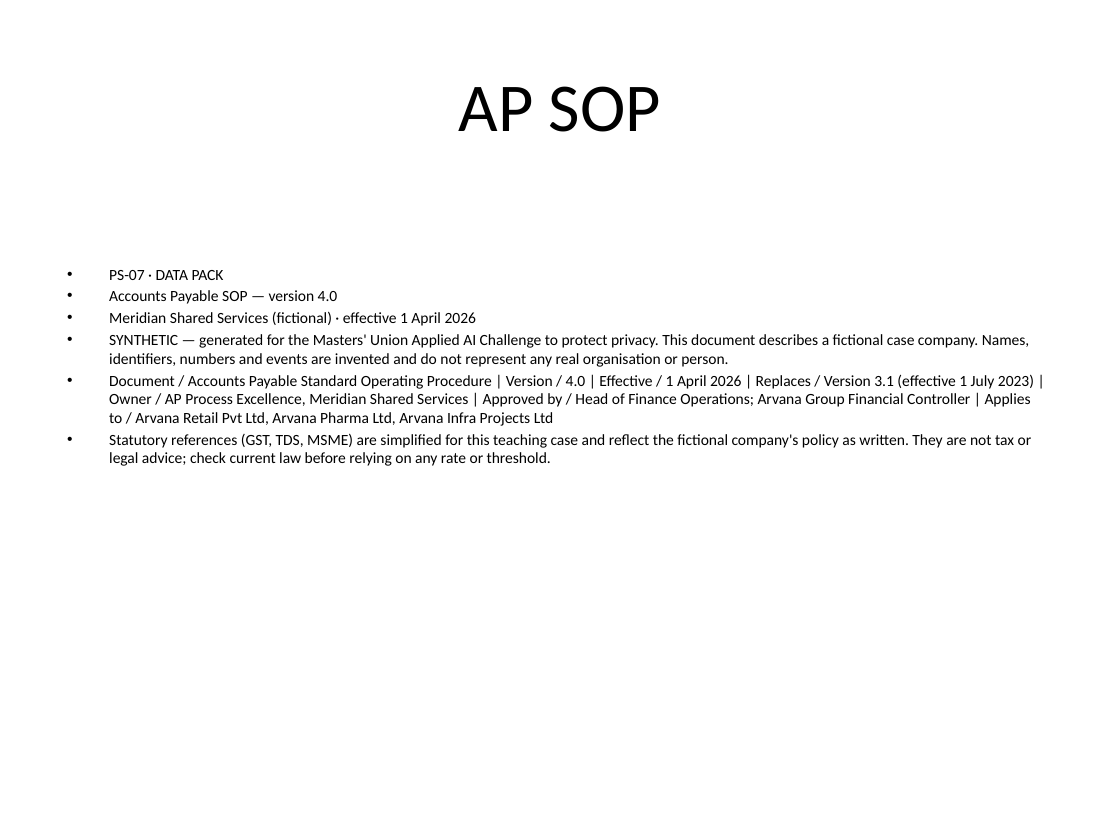
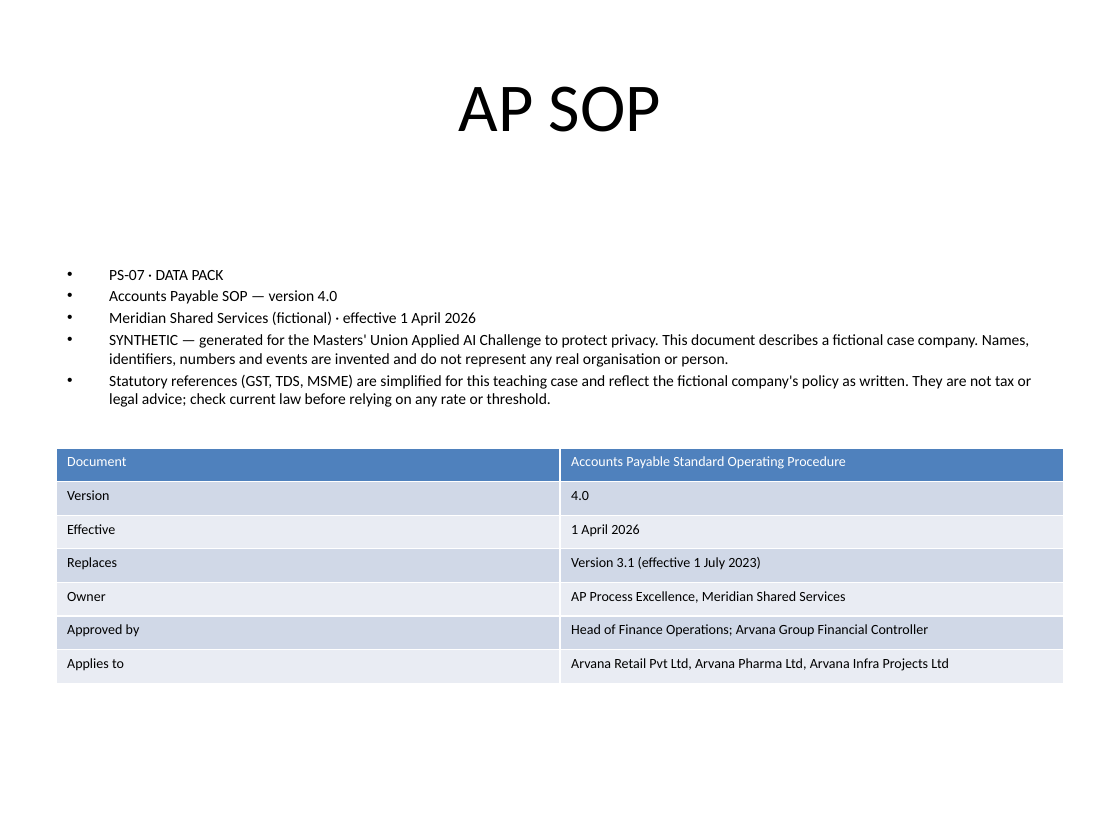
Before and after one commit to deepsleepisgood/enterprise-knowledge-engine, a slide deck: slide 1 of synthetic/variants/PS-07_AP_SOP_v4.0_2026.pptx. Drawn at 1120x840 pixels with LibreOffice and Linux fonts; fonts in the diff are those of the drawing. Boxes give left, top, right and bottom in pixels: in the first picture for what was removed or moved away, otherwise in the second. Text is boxed around its words. In the diff, an @@ line names an element or a change of style, - is before the commit and + after.

Commit message:
feat(distribution): add answer recall, daily digest, document edit redlines, and format invariance benchmarks

```diff
--- a/synthetic/variants/PS-07_AP_SOP_v4.0_2026.pptx
+++ b/synthetic/variants/PS-07_AP_SOP_v4.0_2026.pptx
@@ text at bbox=[109, 374, 1034, 426]: paragraph removed @@
-• Document / Accounts Payable Standard Operating Procedure | Version / 4.0 | Effective / 1 April 2026 | Replaces / Version 3.1 (effective 1 July 2023) | Owner / AP Process Excellence, Meridian Shared Services | Approved by / Head of Finance Operations; Arvana Group Financial Controller | Applies to / Arvana Retail Pvt Ltd, Arvana Pharma Ltd, Arvana Infra Projects Ltd
@@ table added at bbox=[56, 448, 1064, 683], 7 rows, 2 columns @@
+Document | Accounts Payable Standard Operating Procedure
+Version | 4.0
+Effective | 1 April 2026
+Replaces | Version 3.1 (effective 1 July 2023)
+Owner | AP Process Excellence, Meridian Shared Services
+Approved by | Head of Finance Operations; Arvana Group Financial Controller
+Applies to | Arvana Retail Pvt Ltd, Arvana Pharma Ltd, Arvana Infra Projects Ltd
```
Also in this commit, not shown: 5 other slides changed, 45 other files.
